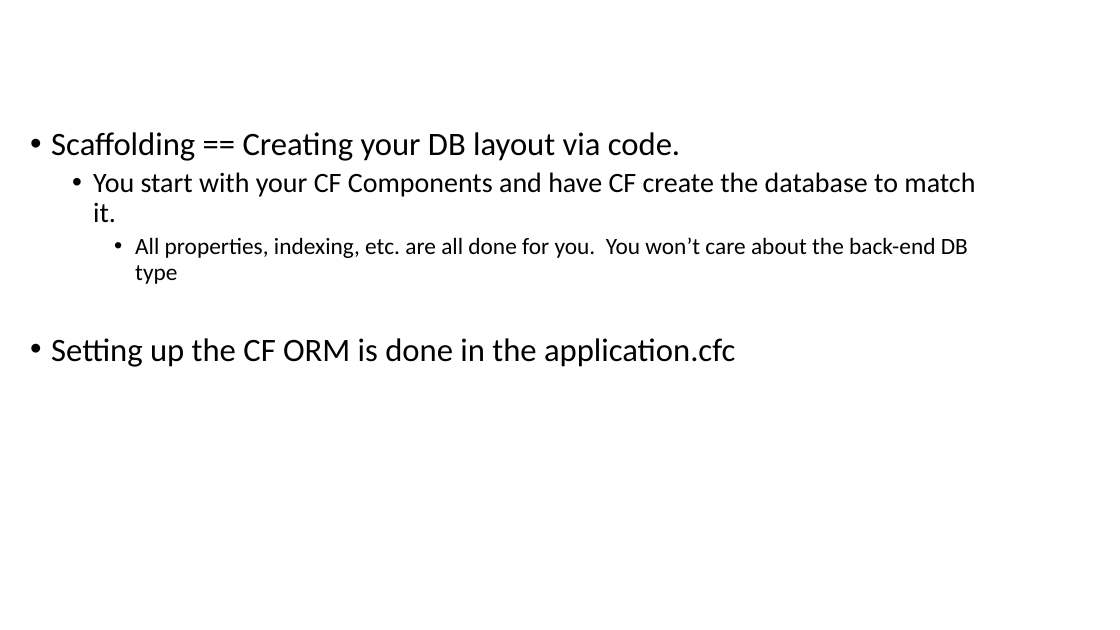
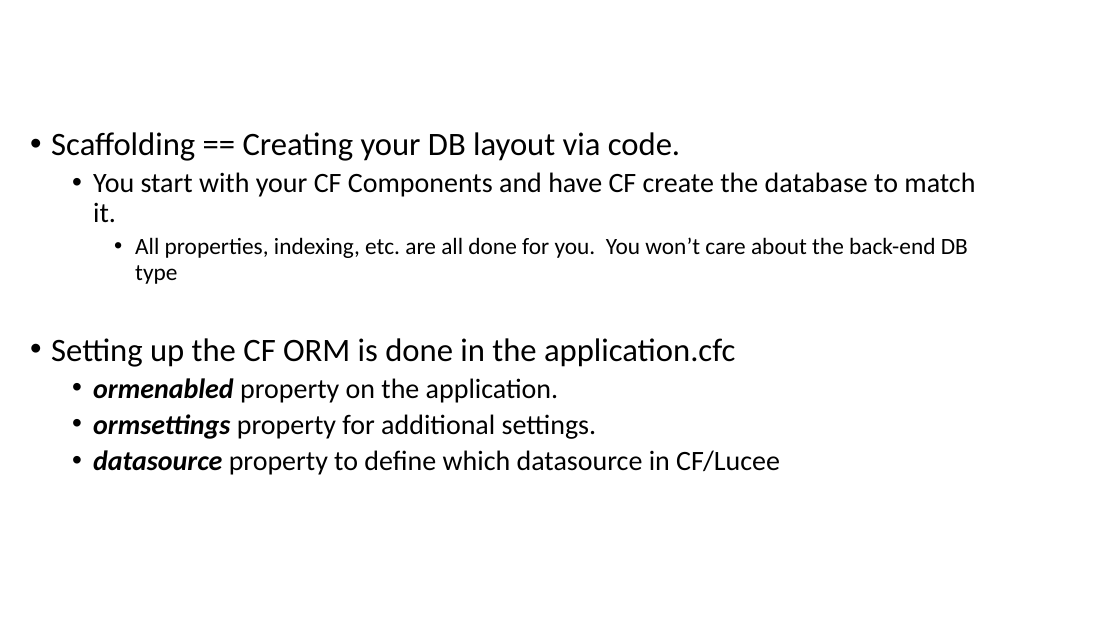
Before and after one commit to quetwo/orm-preso, a slide deck: slide 9 of Using ColdFusion ORM.pptx. Drawn at 1120x630 pixels with LibreOffice and Linux fonts; fonts in the diff are those of the drawing; background and template pictures are left out. Boxes give left, top, right and bottom in pixels: in the first picture for what was removed or moved away, otherwise in the second. Text is boxed around its words. In the diff, an @@ line names an element or a change of style, - is before the commit and + after.

```diff
--- a/Using ColdFusion ORM.pptx
+++ b/Using ColdFusion ORM.pptx
@@ text at (x1=93, y1=378, x2=780, y2=475): paragraphs added @@
+  • ormenabled property on the application.
+  • ormsettings property for additional settings.
+  • datasource property to define which datasource in CF/Lucee
```
Also in this commit, not shown: 2 other slides changed, 7 slides added, 6 other files.
